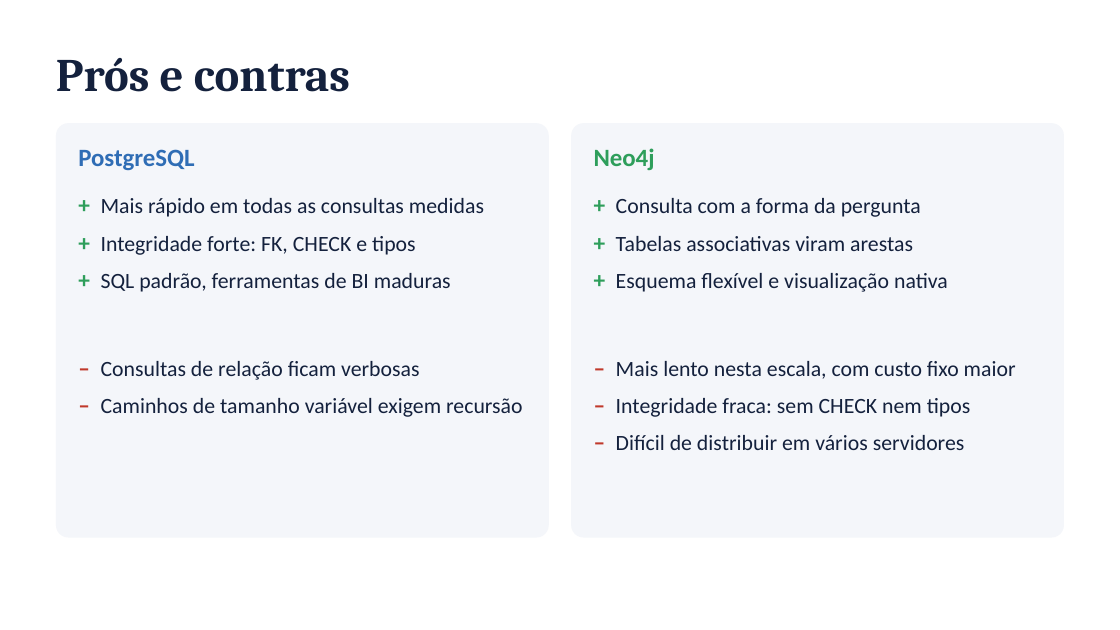
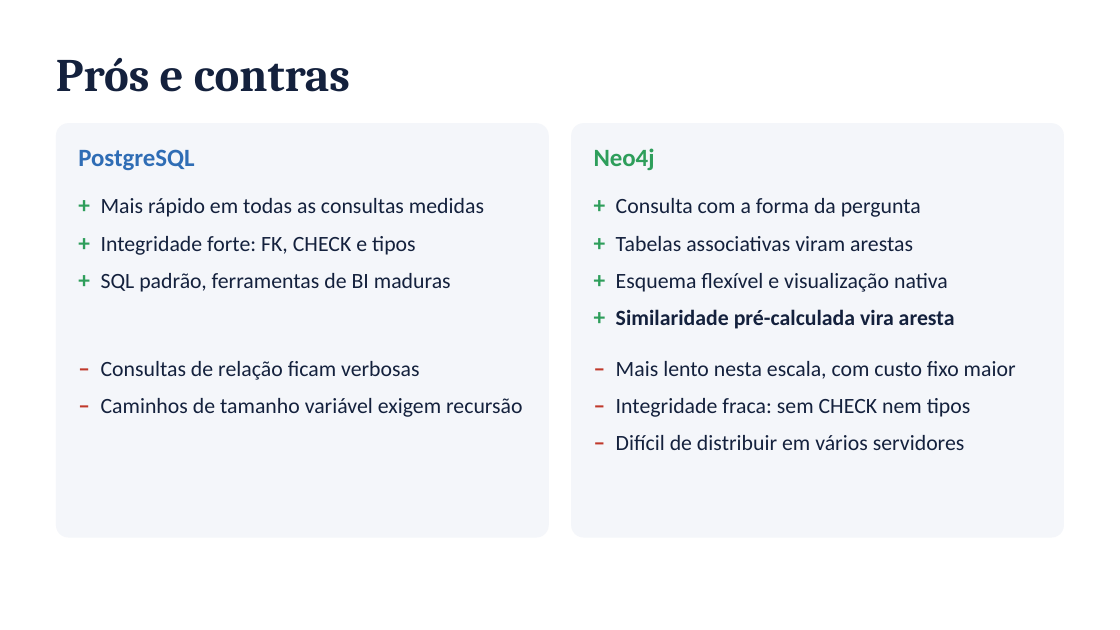
Before and after one commit to FineiasAntonio/BancoDeDados, a slide deck: slide 16 of docs/apresentacao.pptx. Drawn at 1120x630 pixels with LibreOffice and Linux fonts; fonts in the diff are those of the drawing. Boxes give left, top, right and bottom in pixels: in the first picture for what was removed or moved away, otherwise in the second. Text is boxed around its words. In the diff, an @@ line names an element or a change of style, - is before the commit and + after.

```diff
--- a/docs/apresentacao.pptx
+++ b/docs/apresentacao.pptx
@@ text at [616, 309, 955, 329]: paragraph added @@
++ Similaridade pré-calculada vira aresta
```
Also in this commit, not shown: 1 slide added, 3 other files.
